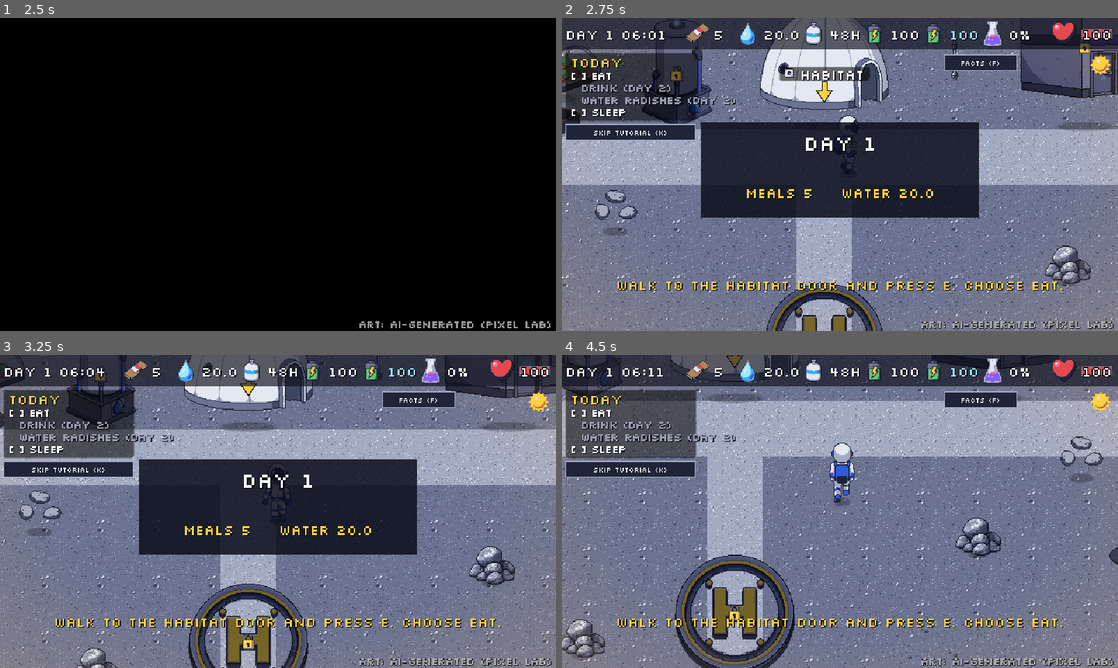
Above: before the commit, frames 1-4 (two rows, left to right).
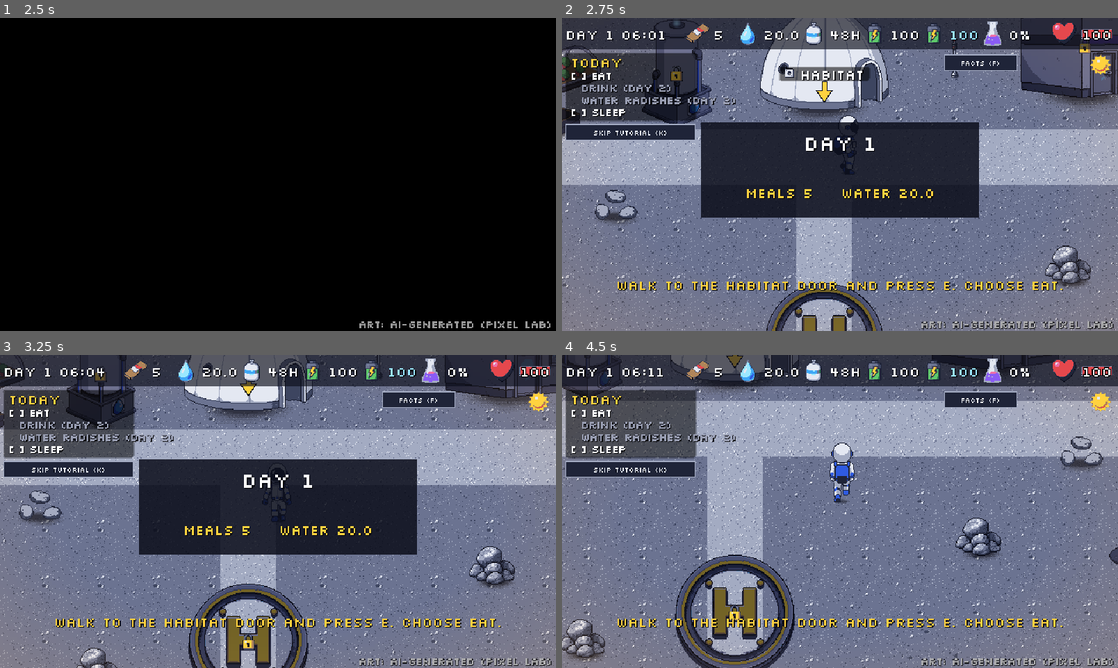
Above: after the commit, the same moments.

Repository: me-AMM/Wings-of-wax
Game: Godot game, scene res://scenes/Title.tscn
The game is run twice, just before and just after one commit, with the same random seed, the same clock (stepped at 60 frames per second) and the same inputs.
Inputs (mouse positions are in pixels of both pictures, inside the frame that each line leads up to):
- Up to frame 1 (2.5 s): click "Start Game" at 0.5 s; click "Continue" at 1.25 s; tap Enter (ui_accept) at 2, 2.27 s; move the mouse to (400, 158) at 2.02 s; hold Right (move_right) from 2.03 s (still down); hold E (interact) from 2.03 s (still down); click (400, 158) at 2.17 s
- Up to frame 2 (2.75 s): keep holding Right (move_right); keep holding E (interact)
- Up to frame 3 (3.25 s): move the mouse to (166, 527) at 2.77 s; release Right (move_right) at 2.78 s; release E (interact) at 2.78 s; hold Down (move_down) from 2.78 s (still down); tap L at 2.85 s; tap Enter (ui_accept) at 3.02 s
- Up to frame 4 (4.5 s): tap E (interact) at 3.5, 4.25 s; move the mouse to (895, 442) at 3.52 s; release Down (move_down) at 3.53 s; hold Right (move_right) 3.53-4.28 s; tap F at 3.6 s; move the mouse to (812, 574) at 4.27 s; hold Up (move_up) from 4.28 s (still down); tap J at 4.35 s; click (812, 574) at 4.42 s

Frame 1 is identical in both runs. In frame 2, 1.4% of the frame differs, in the area x 0-100%, y 18-87%; in frame 3, 1.6%, in the area x 3-100%, y 12-75%; in frame 4, 0.9%.

Commit message:
POLISH 1: grounding - dithered contact shadows and dirt patches on each sprite's real visual base (bases.json)
Co-Authored-By: Claude Opus 5.5 <noreply@anthropic.com>

Diff:
--- /dev/null
+++ b/assets_derived/bases.json
@@ -0,0 +1,322 @@
+{
+ "res://assets/sprites/buildings/charger_empty.png": {
+  "w": 64,
+  "h": 64,
+  "bottom": 41,
+  "left": 18,
+  "right": 45,
+  "bbox_l": 17,
+  "bbox_r": 47,
+  "top": 5
+ },
+ "res://assets/sprites/buildings/charger_full.png": {
+  "w": 64,
+  "h": 64,
+  "bottom": 59,
+  "left": 17,
+  "right": 45,
+  "bbox_l": 17,
+  "bbox_r": 49,
+  "top": 5
+ },
+ "res://assets/sprites/buildings/greenhouse.png": {
+  "w": 128,
+  "h": 128,
+  "bottom": 94,
+  "left": 32,
+  "right": 62,
+  "bbox_l": 7,
+  "bbox_r": 116,
+  "top": 31
+ },
+ "res://assets/sprites/buildings/habitat.png": {
+  "w": 192,
+  "h": 192,
+  "bottom": 169,
+  "left": 45,
+  "right": 138,
+  "bbox_l": 22,
+  "bbox_r": 169,
+  "top": 20
+ },
+ "res://assets/sprites/buildings/landing_pad.png": {
+  "w": 192,
+  "h": 192,
+  "bottom": 169,
+  "left": 69,
+  "right": 122,
+  "bbox_l": 27,
+  "bbox_r": 164,
+  "top": 29
+ },
+ "res://assets/sprites/buildings/science_lab.png": {
+  "w": 192,
+  "h": 192,
+  "bottom": 155,
+  "left": 49,
+  "right": 142,
+  "bbox_l": 22,
+  "bbox_r": 169,
+  "top": 43
+ },
+ "res://assets/sprites/buildings/shelter.png": {
+  "w": 128,
+  "h": 128,
+  "bottom": 103,
+  "left": 20,
+  "right": 107,
+  "bbox_l": 5,
+  "bbox_r": 122,
+  "top": 25
+ },
+ "res://assets/sprites/buildings/solar_clean.png": {
+  "w": 128,
+  "h": 64,
+  "bottom": 53,
+  "left": 16,
+  "right": 110,
+  "bbox_l": 8,
+  "bbox_r": 118,
+  "top": 17
+ },
+ "res://assets/sprites/buildings/solar_dust25.png": {
+  "w": 128,
+  "h": 64,
+  "bottom": 53,
+  "left": 16,
+  "right": 110,
+  "bbox_l": 8,
+  "bbox_r": 118,
+  "top": 17
+ },
+ "res://assets/sprites/buildings/solar_dust50.png": {
+  "w": 128,
+  "h": 64,
+  "bottom": 53,
+  "left": 16,
+  "right": 110,
+  "bbox_l": 8,
+  "bbox_r": 118,
+  "top": 17
+ },
+ "res://assets/sprites/buildings/solar_dust75.png": {
+  "w": 128,
+  "h": 64,
+  "bottom": 53,
+  "left": 16,
+  "right": 110,
+  "bbox_l": 8,
+  "bbox_r": 118,
+  "top": 17
+ },
+ "res://assets/sprites/buildings/water_recycler.png": {
+  "w": 128,
+  "h": 128,
+  "bottom": 125,
+  "left": 52,
+  "right": 76,
+  "bbox_l": 24,
+  "bbox_r": 104,
+  "top": 2
+ },
+ "res://assets/sprites/props/antenna.png": {
+  "w": 64,
+  "h": 64,
+  "bottom": 54,
+  "left": 28,
+  "right": 35,
+  "bbox_l": 28,
+  "bbox_r": 35,
+  "top": 9
+ },
+ "res://assets/sprites/props/cargo_crate.png": {
+  "w": 64,
+  "h": 64,
+  "bottom": 60,
+  "left": 23,
+  "right": 40,
+  "bbox_l": 4,
+  "bbox_r": 59,
+  "top": 3
+ },
+ "res://assets/sprites/props/cargo_lander.png": {
+  "w": 128,
+  "h": 128,
+  "bottom": 103,
+  "left": 61,
+  "right": 78,
+  "bbox_l": 24,
+  "bbox_r": 104,
+  "top": 31
+ },
+ "res://assets/sprites/props/crew_lander.png": {
+  "w": 192,
+  "h": 192,
+  "bottom": 179,
+  "left": 74,
+  "right": 124,
+  "bbox_l": 31,
+  "bbox_r": 162,
+  "top": 15
+ },
+ "res://assets/sprites/props/forecast_board.png": {
+  "w": 64,
+  "h": 64,
+  "bottom": 58,
+  "left": 23,
+  "right": 39,
+  "bbox_l": 13,
+  "bbox_r": 47,
+  "top": 9
+ },
+ "res://assets/sprites/props/radish_empty.png": {
+  "w": 64,
+  "h": 64,
+  "bottom": 53,
+  "left": 20,
+  "right": 46,
+  "bbox_l": 2,
+  "bbox_r": 60,
+  "top": 17
+ },
+ "res://assets/sprites/props/radish_growing.png": {
+  "w": 64,
+  "h": 64,
+  "bottom": 59,
+  "left": 20,
+  "right": 46,
+  "bbox_l": 2,
+  "bbox_r": 60,
+  "top": 17
+ },
+ "res://assets/sprites/props/radish_ready.png": {
+  "w": 64,
+  "h": 64,
+  "bottom": 56,
+  "left": 20,
+  "right": 46,
+  "bbox_l": 2,
+  "bbox_r": 60,
+  "top": 6
+ },
+ "res://assets/sprites/props/radish_sprout.png": {
+  "w": 64,
+  "h": 64,
+  "bottom": 53,
+  "left": 20,
+  "right": 46,
+  "bbox_l": 2,
+  "bbox_r": 60,
+  "top": 17
+ },
+ "res://assets/sprites/props/slider_console.png": {
+  "w": 64,
+  "h": 64,
+  "bottom": 61,
+  "left": 21,
+  "right": 38,
+  "bbox_l": 14,
+  "bbox_r": 49,
+  "top": 1
+ },
+ "res://assets/sprites/tiles/boulder_wall.png": {
+  "w": 64,
+  "h": 64,
+  "bottom": 63,
+  "left": 0,
+  "right": 63,
+  "bbox_l": 0,
+  "bbox_r": 63,
+  "top": 0
+ },
+ "res://assets/sprites/tiles/crater_large.png": {
+  "w": 192,
+  "h": 192,
+  "bottom": 181,
+  "left": 82,
+  "right": 120,
+  "bbox_l": 6,
+  "bbox_r": 185,
+  "top": 10
+ },
+ "res://assets/sprites/tiles/crater_small.png": {
+  "w": 128,
+  "h": 128,
+  "bottom": 107,
+  "left": 37,
+  "right": 91,
+  "bbox_l": 10,
+  "bbox_r": 118,
+  "top": 20
+ },
+ "res://assets/sprites/tiles/ground_1.png": {
+  "w": 64,
+  "h": 64,
+  "bottom": 63,
+  "left": 0,
+  "right": 63,
+  "bbox_l": 0,
+  "bbox_r": 63,
+  "top": 0
+ },
+ "res://assets/sprites/tiles/ground_2.png": {
+  "w": 64,
+  "h": 64,
+  "bottom": 63,
+  "left": 0,
+  "right": 63,
+  "bbox_l": 0,
+  "bbox_r": 63,
+  "top": 0
+ },
+ "res://assets/sprites/tiles/ground_3.png": {
+  "w": 64,
+  "h": 64,
+  "bottom": 63,
+  "left": 0,
+  "right": 63,
+  "bbox_l": 0,
+  "bbox_r": 63,
+  "top": 0
+ },
+ "res://assets/sprites/tiles/ground_dark.png": {
+  "w": 64,
+  "h": 64,
+  "bottom": 63,
+  "left": 0,
+  "right": 63,
+  "bbox_l": 0,
+  "bbox_r": 63,
+  "top": 0
+ },
+ "res://assets/sprites/tiles/path.png": {
+  "w": 64,
+  "h": 64,
+  "bottom": 63,
+  "left": 0,
+  "right": 63,
+  "bbox_l": 0,
+  "bbox_r": 63,
+  "top": 0
+ },
+ "res://assets/sprites/tiles/rocks_1.png": {
+  "w": 64,
+  "h": 64,
+  "bottom": 47,
+  "left": 9,
+  "right": 55,
+  "bbox_l": 8,
+  "bbox_r": 56,
+  "top": 14
+ },
+ "res://assets/sprites/tiles/rocks_2.png": {
+  "w": 64,
+  "h": 64,
+  "bottom": 53,
+  "left": 15,
+  "right": 56,
+  "bbox_l": 6,
+  "bbox_r": 58,
+  "top": 10
+ }
+}
--- a/scripts/polish.gd
+++ b/scripts/polish.gd
@@ -14,28 +14,80 @@
 var sparkle_t := 3.0
 var panels: Array = []
 
-# One shared generated texture: a narrow dark ellipse, 25% alpha, soft edge.
-static func shadow_texture() -> Texture2D:
-	if _shadow_tex == null:
-		var img := Image.create(64, 16, false, Image.FORMAT_RGBA8)
-		for y in 16:
-			for x in 64:
-				var dx := (x + 0.5 - 32.0) / 32.0
-				var dy := (y + 0.5 - 8.0) / 8.0
-				var d := dx * dx + dy * dy
-				if d <= 1.0:
-					img.set_pixel(x, y, Color(0, 0, 0, 0.25 * (1.0 if d < 0.6 else (1.0 - d) / 0.4)))
-		_shadow_tex = ImageTexture.create_from_image(img)
-	return _shadow_tex
-
-# A contact shadow of the given width, drawn BEHIND its parent's sprite.
+const BAYER := [0, 8, 2, 10, 12, 4, 14, 6, 3, 11, 1, 9, 15, 7, 13, 5]    # 4x4 ordered dither, pixel-art soft edges
+const SHADOW_ALPHA := 0.45        # contact shadow core
+const SHADOW_FLAT := 0.25         # contact shadow height / width
+const DIRT_ALPHA := 0.30          # dark dirt patch under buildings
+const DIRT_WIDE := 1.18           # dirt patch width / ground-contact width
+static var _shadow_cache := {}
+static var _bases := {}
+
+# Visual base of every sprite (from assets_derived/bases.json, made by tools/make_derived.py)
+static func bases() -> Dictionary:
+	if _bases.is_empty():
+		var f := FileAccess.open("res://assets_derived/bases.json", FileAccess.READ)
+		if f != null:
+			_bases = JSON.parse_string(f.get_as_text())
+	return _bases
+
+# A flat dithered ellipse, drawn 1:1 so the dither stays crisp. Core alpha, then an ordered-dither edge.
+static func ellipse_texture(w: int, h: int, core: float, color: Color, seed_v: int = 0, rough: float = 0.0) -> Texture2D:
+	var key := "%d_%d_%s_%s_%d_%s" % [w, h, core, color.to_html(), seed_v, rough]
+	if _shadow_cache.has(key):
+		return _shadow_cache[key]
+	w = maxi(w, 4)
+	h = maxi(h, 2)
+	var img := Image.create(w, h, false, Image.FORMAT_RGBA8)
+	var rng := RandomNumberGenerator.new()
+	rng.seed = seed_v
+	var bumps: Array = []                 # irregular edge: a few sine bumps around the rim
+	for i in 3:
+		bumps.append([rng.randf_range(2.0, 5.0), rng.randf_range(0.0, TAU), rng.randf_range(0.04, 0.1) * rough])
+	for y in h:
+		for x in w:
+			var dx := (x + 0.5 - w * 0.5) / (w * 0.5)
+			var dy := (y + 0.5 - h * 0.5) / (h * 0.5)
+			var r := sqrt(dx * dx + dy * dy)
+			var ang := atan2(dy, dx)
+			var lim := 1.0
+			for bmp in bumps:
+				lim -= bmp[2] * (0.5 + 0.5 * sin(ang * round(bmp[0]) + bmp[1]))
+			if r > lim:
+				continue
+			var t := r / lim                          # 0 centre .. 1 rim
+			var k := 1.0 if t < 0.55 else 1.0 - (t - 0.55) / 0.45
+			var a := core
+			if k < 1.0:                               # dithered soft edge: pixel on or off, never blurred
+				if k * 16.0 <= BAYER[(y % 4) * 4 + (x % 4)]:
+					continue
+				a = core * 0.75
+			img.set_pixel(x, y, Color(color.r, color.g, color.b, a))
+	var tex := ImageTexture.create_from_image(img)
+	_shadow_cache[key] = tex
+	return tex
+
+# A contact shadow sprite of the given width (flat, dark core, dithered edge), centred on its position.
 static func make_shadow(width: float) -> Sprite2D:
 	var s := Sprite2D.new()
 	s.name = "Shadow"
-	s.texture = shadow_texture()
-	s.scale = Vector2(maxf(width, 8.0) / 64.0, 0.8)
+	var w := int(maxf(width, 8.0))
+	s.texture = ellipse_texture(w, int(round(w * SHADOW_FLAT)), SHADOW_ALPHA, Color(0.02, 0.02, 0.05))
 	s.show_behind_parent = true
 	return s
+
+# Where a node's sprite really touches the ground: {pos (local to the node), width}. Null if unknown.
+static func sprite_base(sp: Node2D) -> Dictionary:
+	if not (sp is Sprite2D) or sp.texture == null:
+		return {}
+	var b: Dictionary = bases().get(sp.texture.resource_path, {})
+	if b.is_empty():
+		return {}
+	var top_left: Vector2 = sp.position + sp.offset
+	if sp.centered:
+		top_left -= sp.texture.get_size() * 0.5
+	var cx: float = (b["left"] + b["right"] + 1) * 0.5
+	return {"pos": top_left + Vector2(cx, b["bottom"] + 1), "width": float(b["right"] - b["left"] + 1),
+		"bbox": float(b["bbox_r"] - b["bbox_l"] + 1)}
 
 static func dot_texture() -> Texture2D:
 	if _dot_tex == null:
@@ -54,8 +106,8 @@
 	host = host_node
 	player = player_node
 	# 1. contact shadow under the player
-	var ps := make_shadow(22.0)
-	ps.position = Vector2(0, -1)
+	var ps := make_shadow(20.0)
+	ps.position = Vector2(0, -2)          # overlaps the boots (feet are on the origin)
 	player.add_child(ps)
 	player.move_child(ps, 0)
 	# 2. camera smoothing (the project snaps 2D transforms to whole pixels, so the picture stays crisp)
@@ -99,34 +151,45 @@
 	if vignette != null:
 		vignette.modulate = Color(0.2, 0.3, 0.75) if GameState.in_shadow else Color(1.0, 0.72, 0.4)
 
-# every building and prop of the Outpost gets a soft contact shadow, about 60% of its footprint width
+# GROUNDING: every building, prop and rock of the Outpost gets a dark dithered dirt patch and a contact shadow,
+# both centred on the sprite's real visual base (bases.json) and drawn on the ground layer, under every sprite.
+# (Node origins sit below the visual base on purpose: footprints reach down to the origin so y-sort is right.)
 func _shadows_for_buildings() -> void:
 	var world: Node = host.get_node_or_null("World")
-	if world == null:
+	var ground: Node = host.get_node_or_null("Ground")
+	if world == null or ground == null:
 		return
+	var dirt_layer := Node2D.new()
+	dirt_layer.name = "DirtPatches"
+	ground.add_child(dirt_layer)
+	var shadow_layer := Node2D.new()
+	shadow_layer.name = "ContactShadows"
+	ground.add_child(shadow_layer)
 	for n in world.get_children():
 		var sp: Sprite2D = n.get_node_or_null("Sprite2D")
-		if sp == null or n.name in ["Pad"]:
+		if sp == null:
 			continue
-		var shape: CollisionPolygon2D = n.get_node_or_null("Footprint/Shape")
-		var width: float = sp.texture.get_size().x * 0.5
-		var y := -2.0
-		if shape != null:
-			var minx := 1e9
-			var maxx := -1e9
-			var maxy := -1e9
-			for p in shape.polygon:
-				minx = minf(minx, p.x)
-				maxx = maxf(maxx, p.x)
-				maxy = maxf(maxy, p.y)
-			width = (maxx - minx) * 0.6
-			y = maxy - 2.0
-		var s := make_shadow(width)
-		s.position = Vector2(0, y)
-		n.add_child(s)
-		n.move_child(s, 0)
 		if n.name in ["Panel0", "Panel1", "Panel2", "Panel3"]:
 			panels.append(n)
+		var b := sprite_base(sp)
+		if b.is_empty() or n.name == "Pad":          # the pad is flat: no shadow
+			continue
+		var base: Vector2 = n.position + b["pos"]
+		var w: float = b["width"]
+		var seed_v := hash(String(n.name))
+		var dw := int(w * DIRT_WIDE + 6)
+		var dirt := Sprite2D.new()
+		dirt.texture = ellipse_texture(dw, int(dw * 0.36), DIRT_ALPHA, Color(0.10, 0.09, 0.09), seed_v, 1.0)
+		dirt.position = base + Vector2(0, -2)
+		dirt_layer.add_child(dirt)
+		var s := make_shadow(w * 1.04)
+		s.show_behind_parent = false
+		s.position = base + Vector2(0, -3)          # overlaps the bottom 3-4 px of the sprite: no gap
+		shadow_layer.add_child(s)
+		# follow the node if it is hidden (locked or not landed yet)
+		n.visibility_changed.connect(func(): dirt.visible = n.visible; s.visible = n.visible)
+		dirt.visible = n.visible
+		s.visible = n.visible
 
 # slow blinking lights on the charger, the recycler and the lab
 func _blinking_lights() -> void:
Binary file changed: docs/screenshots/01_title.png
Binary file changed: docs/screenshots/02_outpost_sliders.png
Binary file changed: docs/screenshots/03_storm_mission_real_flare.png
Binary file changed: docs/screenshots/04_shadow_day.png
Binary file changed: docs/screenshots/05_day1_goals.png
Not shown, changed: docs/DECISIONS_LOG.md
